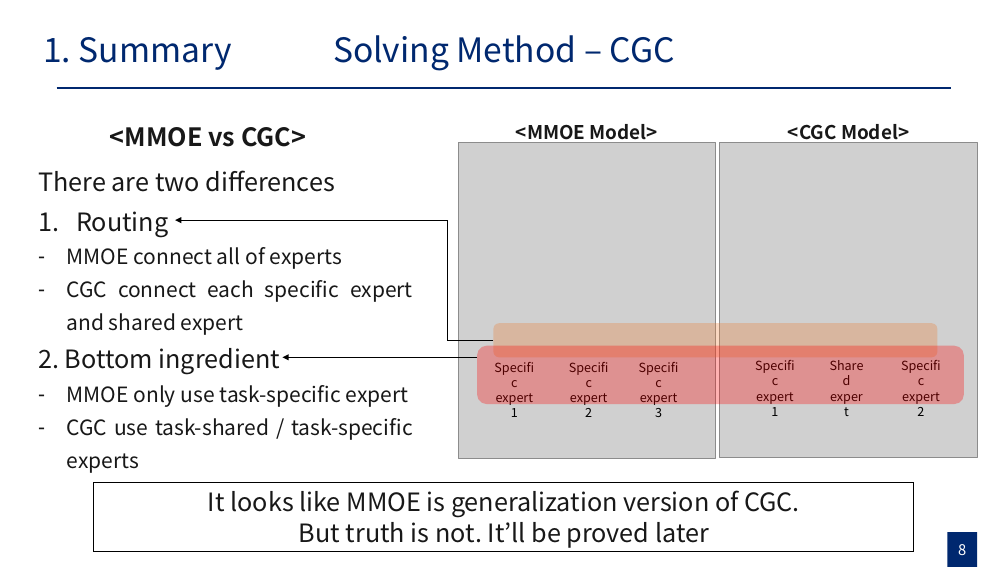
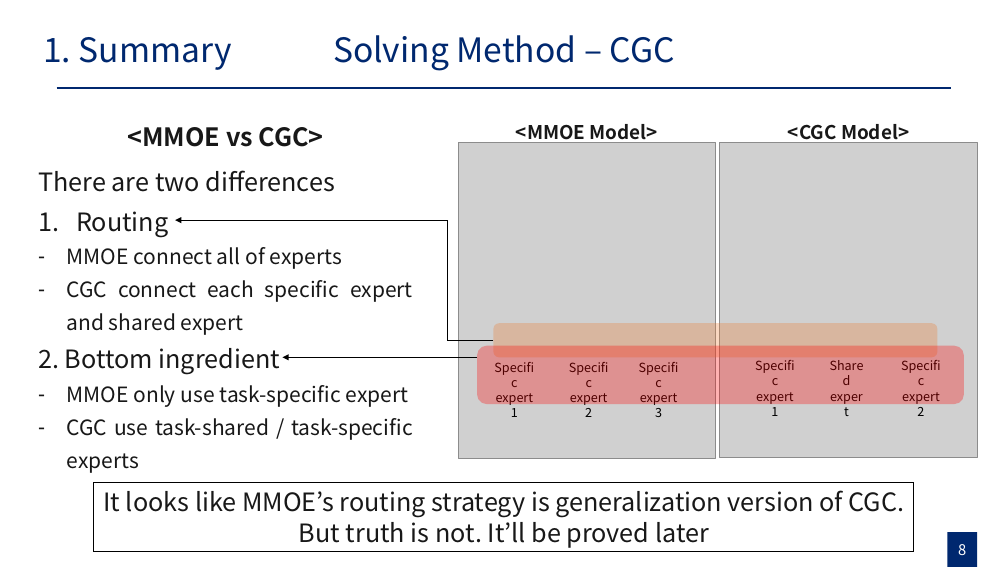
Before and after one commit to gusrn0505/TIL, a slide deck: slide 8 of [PPTPLUG]PP-151/RecSys 발표 자료 준비.pptx. Drawn at 1008x567 pixels with LibreOffice and Linux fonts; fonts in the diff are those of the drawing; grey boxes stand for pictures. Boxes give left, top, right and bottom in pixels: in the first picture for what was removed or moved away, otherwise in the second. Text is boxed around its words. In the diff, an @@ line names an element or a change of style, - is before the commit and + after.

```diff
--- a/[PPTPLUG]PP-151/RecSys 발표 자료 준비.pptx
+++ b/[PPTPLUG]PP-151/RecSys 발표 자료 준비.pptx
@@ text "<MMOE vs CGC>": place and size @@
-text "<MMOE vs CGC>" at [110, 127, 306, 147]
+text "<MMOE vs CGC>" at [128, 127, 324, 147]
@@ text in rectangle at [103, 490, 905, 518]: text changed @@
-It looks like MMOE is generalization version of CGC.
+It looks like MMOE’s routing strategy is generalization version of CGC.
```
Also in this commit, not shown: 11 other slides changed, 9 slides added, 16 slides removed.
